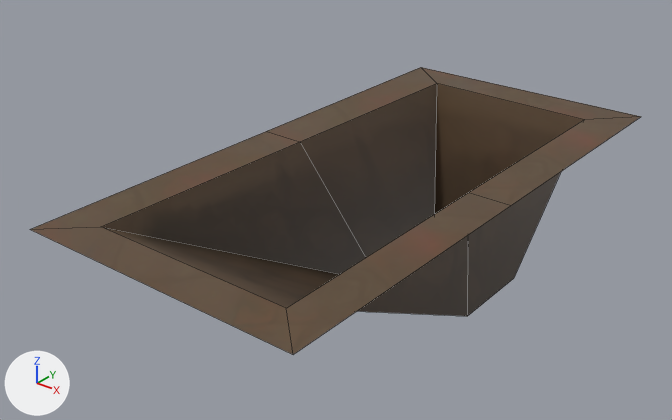
A saved change to the FBX model Assets/Meshes/Piotr/Export_3d/grave_open.fbx.
The view is the same before and after, from a 50 mm lens placed at (14.51, -5.97, 3.65), pointed at (9.05, 0.87, -0.59). The axes (+X, +Y, +Z) are drawn at lower left. The lights are the same throughout. Mesh edges are drawn as thin lines. Where no turn or scale is listed for an object, it has been applied to the vertices. Vertices at the same position are counted once.

The scene before the commit, as lines of its bpy script (objects in view):
```python
me_plane_047 = bpy.data.meshes.new('Plane.047')
me_plane_047.from_pydata(...)  # 16 vertices, 13 faces; spans x -3.0..0.0, y -6.0..0.0, z -1.97..0.0
# faces by material slot: [6, 7]
me_plane_047.materials.append(mat_sand)  # picture img_grass_bc_png
me_plane_047.materials.append(mat_grave_dig)  # picture img_grave_dig_png
ob_grave_open = bpy.data.objects.new('grave_open', me_plane_047)
ob_grave_open.location = (10.986, 3.976, 0.0)
```
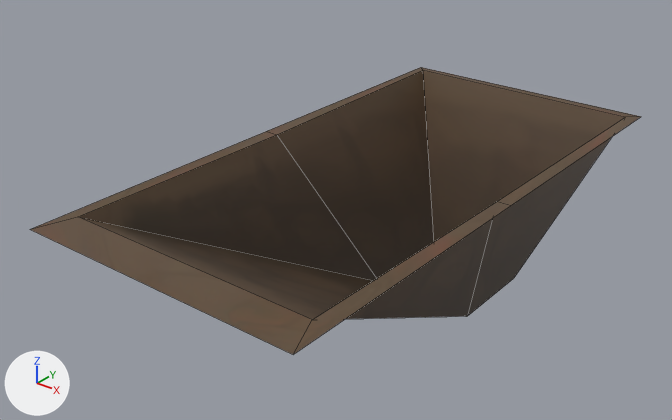
Edits to the bpy script that builds the scene:
```text
Change me_plane_047:
    where me_plane_047.from_pydata(...)  # 16 vertices, 13 faces; spans x -3.0..0.0, y -6.0..0.0, z -1.97..0.0
    used by ob_grave_open; location = (10.986, 3.976, 0.0)
    me_plane_047 part 1
    me_plane_047.vertices[2].co: (-0.43, -5.58, 0.0) -> (-0.18, -5.58, 0.0)  # pixel (286, 308) -> pixel (312, 319)
    me_plane_047.vertices[5].co: (-2.56, -5.59, 0.0) -> (-2.88, -5.59, 0.0)  # pixel (100, 226) -> pixel (77, 216)
    me_plane_047.vertices[8].co: (-2.51, -3.0, 0.0) -> (-2.84, -3.0, 0.0)  # pixel (299, 141) -> pixel (276, 134)
    me_plane_047.vertices[9].co: (-0.45, -3.0, 0.0) -> (-0.15, -3.0, 0.0)  # pixel (468, 192) -> pixel (496, 201)
    me_plane_047.vertices[10].co: (-0.46, -0.5, 0.0) -> (-0.13, -0.14, 0.0)  # pixel (584, 119) -> pixel (625, 117)
    me_plane_047.vertices[11].co: (-2.47, -0.43, 0.0) -> (-2.91, -0.09, 0.0)  # pixel (436, 83) -> pixel (422, 70)
```

Where the change shows, as pixel boxes [x1, y1, x2, y2] in the pictures (672 x 420 px; the box of a moved part takes in the faces that stretch with it):
part 1 of me_plane_047, moved or reshaped
    both: [32, 68, 628, 354]
